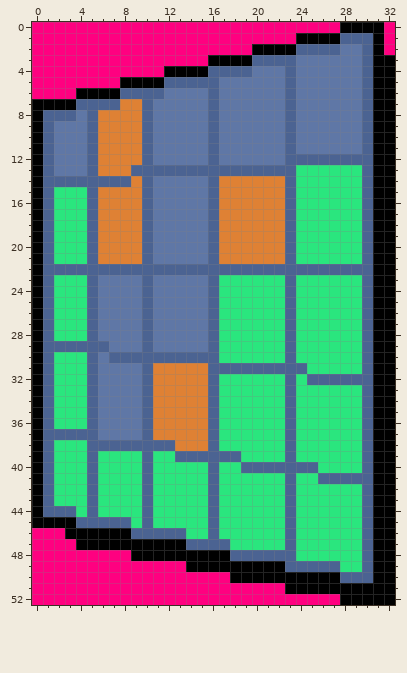
Two states of a pixel-art sprite, src/gfx/spr_gameplay_original_icon.png. Above is the file before it was changed.
The file is 33x53 pixels.
New version:
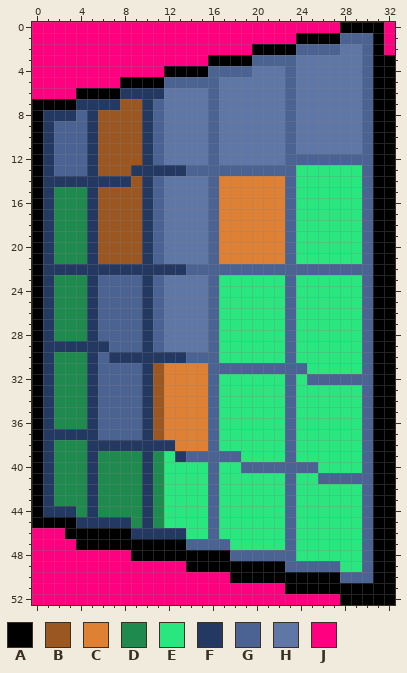
Palette (. is transparent): A #000000  B #9a5721  C #df8134  D #1e8a4e  E #2ae67e  F #243961  G #4b6392  H #5f77a6  J #ff0080
Log entry: Updated logo and gameplay icons
The edit:
y 6: x 8..11 GGGG -> FFFF
y 7: x 4..11 GGGGCCGH -> FFFFBBFG
y 8: x 1..11 GGGHGCCCCGH -> FFFGFBBBBFG
y 9..12: x 1..11 GHHHGCCCCGH -> FGGGFBBBBFG
y 13: x 1..13 GHHHGCCCGGGGG -> FGGGFBBBFFFFF
y 14: x 1..11 GGGGGGGGCGH -> FFFFFFFFBFG
y 15..21: x 1..11 GEEEGCCCCGH -> FDDDFBBBBFG
y 22: x 1..13 GGGGGGGGGGGGG -> FFFFFFFFFFFFF
y 23..28: x 1..11 GEEEGHHHHGH -> FDDDFGGGGFG
y 29: x 1..11 GGGGGGHHHGH -> FFFFFFGGGFG
y 30: x 1..13 GEEEGHGGGGGGG -> FDDDFGFFFFFFF
y 31..36: x 1..11 GEEEGHHHHGC -> FDDDFGGGGFB
y 37: x 1..11 GGGGGHHHHGC -> FFFFFGGGGFB
y 38: x 1..12 GEEEGGGGGGGG -> FDDDFFFFFFFF
y 39: x 1..11 GEEEGEEEEGE -> FDDDFDDDDFD; x 13 G -> F
y 40..43: x 1..11 GEEEGEEEEGE -> FDDDFDDDDFD
y 44: x 1..11 GGGEGEEEEGE -> FFFDFDDDDFD
y 45: x 4..11 GGGGGEGE -> FFFFFDFD
y 46: x 9..13 GGGGG -> FFFFF
